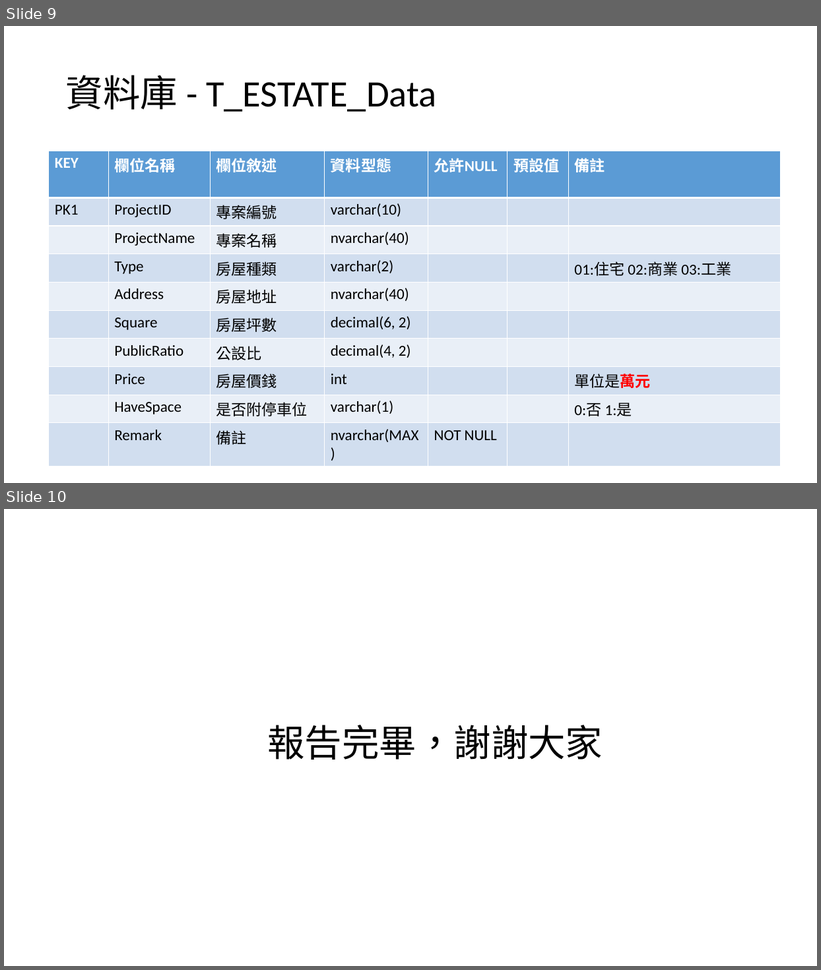
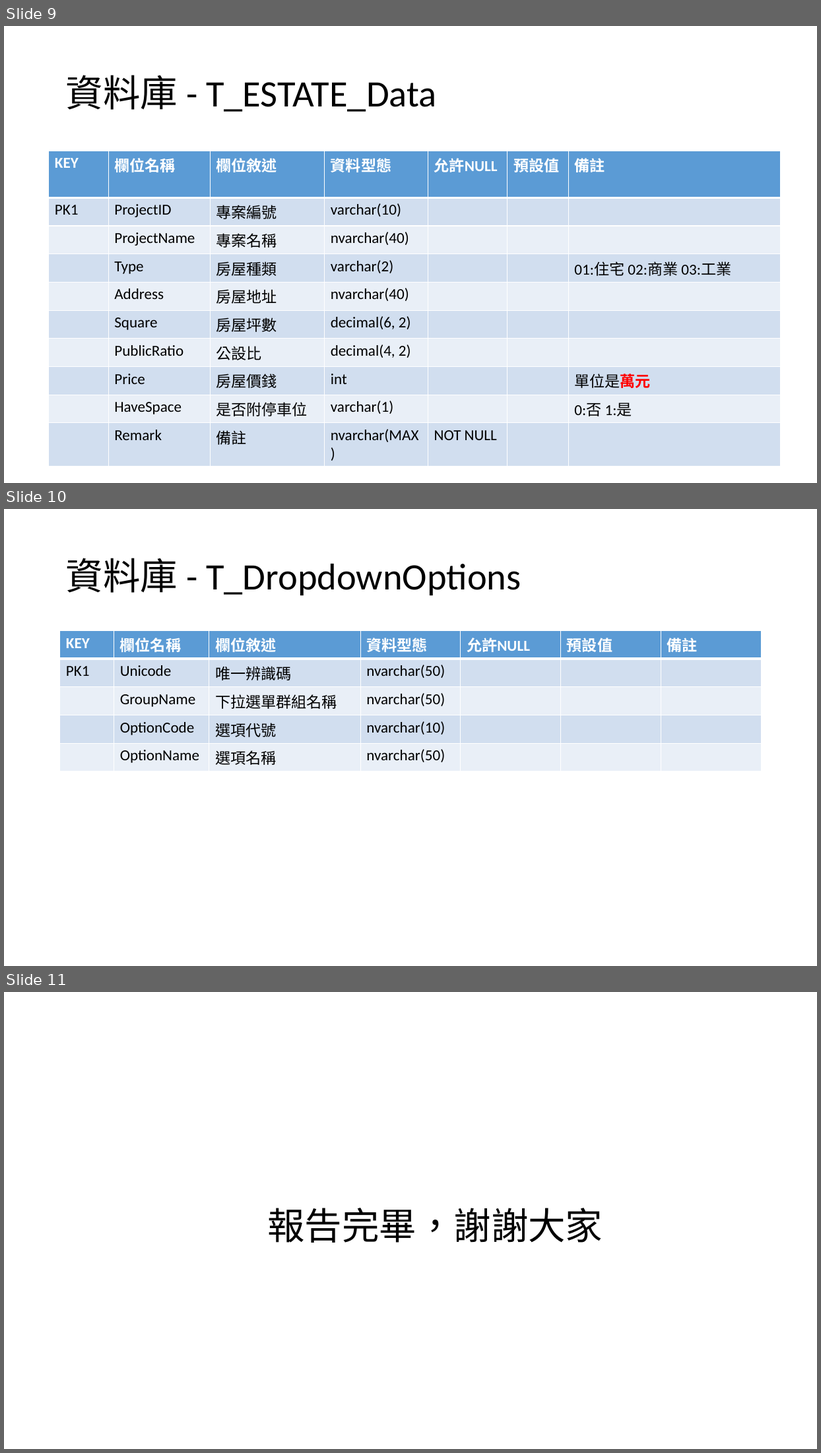
Before and after one commit to Andy0517/YungchingDemo, a slide deck: YungchingDemo/document/YungchingDemo.pptx. Shown one above the other, each under a label of ours: slides 9 and 10 before the commit, slides 9, 10 and 11 after it. The pictures are 821x970 and 821x1453 pixels, drawn with LibreOffice and Linux fonts; fonts in the diff are those of the drawing. Boxes give left, top, right and bottom in pixels: in the first picture for what was removed or moved away, otherwise in the second. Text is boxed around its words. In the diff, an @@ line names an element or a change of style, - is before the commit and + after.

Commit message:
新增T_DropdownOptions說明

```diff
--- a/YungchingDemo/document/YungchingDemo.pptx
+++ b/YungchingDemo/document/YungchingDemo.pptx
@@ slide 10 added at [4, 509, 817, 966], background #FFFFFF @@
@@ title added at [66, 558, 521, 595], 44 pt, text #000000 @@
+資料庫 - T_DropdownOptions
@@ table added at [60, 631, 761, 768], 5 rows, 7 columns @@
+KEY | 欄位名稱 | 欄位敘述 | 資料型態 | 允許NULL | 預設值 | 備註
+PK1 | Unicode | 唯一辨識碼 | nvarchar(50) |  |  | 
+ | GroupName | 下拉選單群組名稱 | nvarchar(50) |  |  | 
+ | OptionCode | 選項代號 | nvarchar(10) |  |  | 
+ | OptionName | 選項名稱 | nvarchar(50) |  |  | 
@@ what was slide 10 is now slide 11 @@
```
